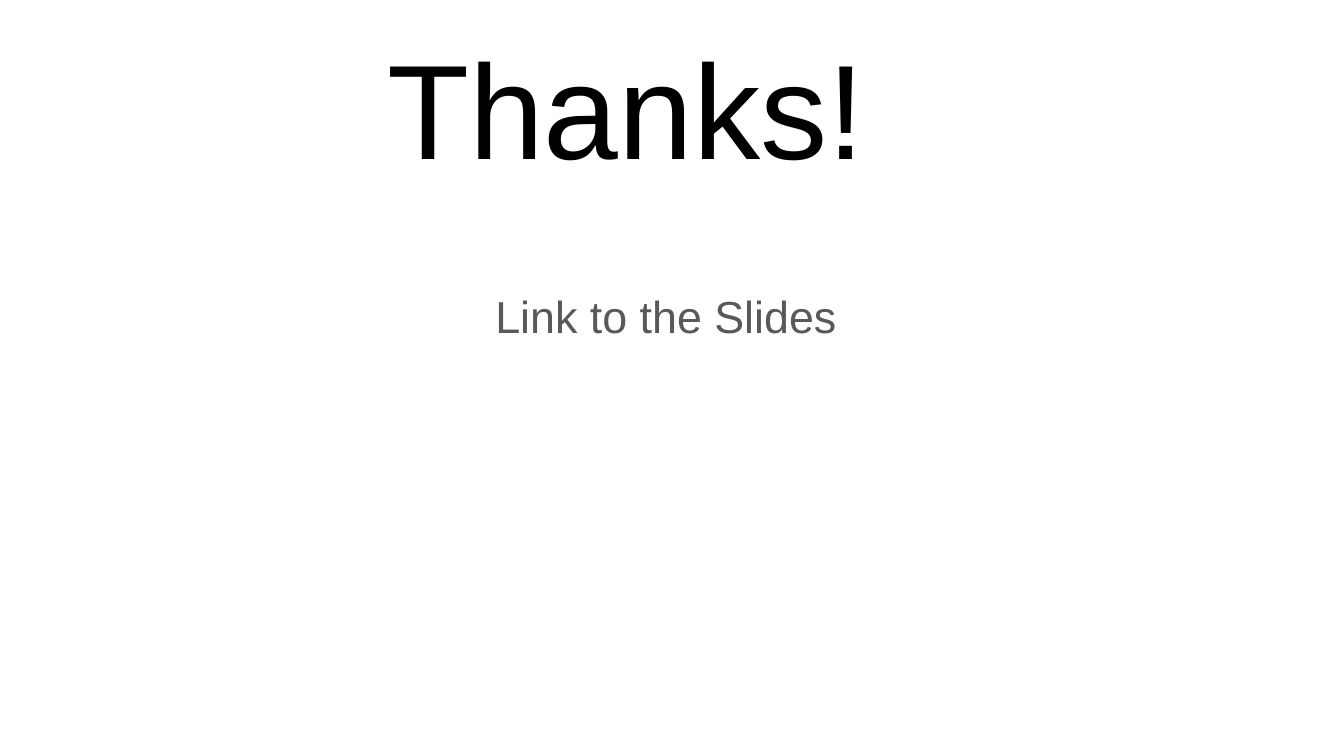
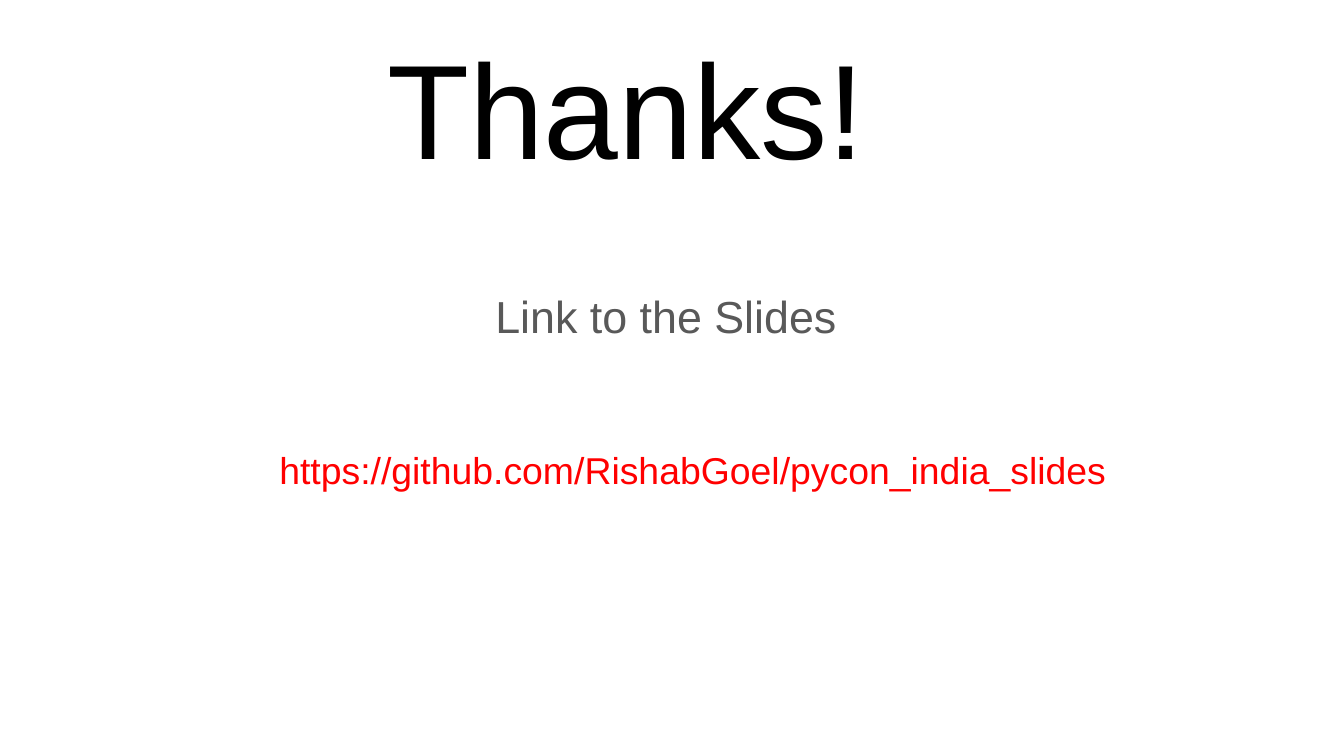
Before and after one commit to RishabGoel/pycon_india_slides, a slide deck: slide 10 of WMD_pycon_slides_2016.pptx. Drawn at 1344x756 pixels with LibreOffice and Linux fonts; fonts in the diff are those of the drawing. Boxes give left, top, right and bottom in pixels: in the first picture for what was removed or moved away, otherwise in the second. Text is boxed around its words. In the diff, an @@ line names an element or a change of style, - is before the commit and + after.

```diff
--- a/WMD_pycon_slides_2016.pptx
+++ b/WMD_pycon_slides_2016.pptx
@@ text added at <box>279,457,1106,492</box>, 20 pt, text #FF0000 @@
+https://github.com/RishabGoel/pycon_india_slides
```
Also in this commit, not shown: 3 other slides changed.
